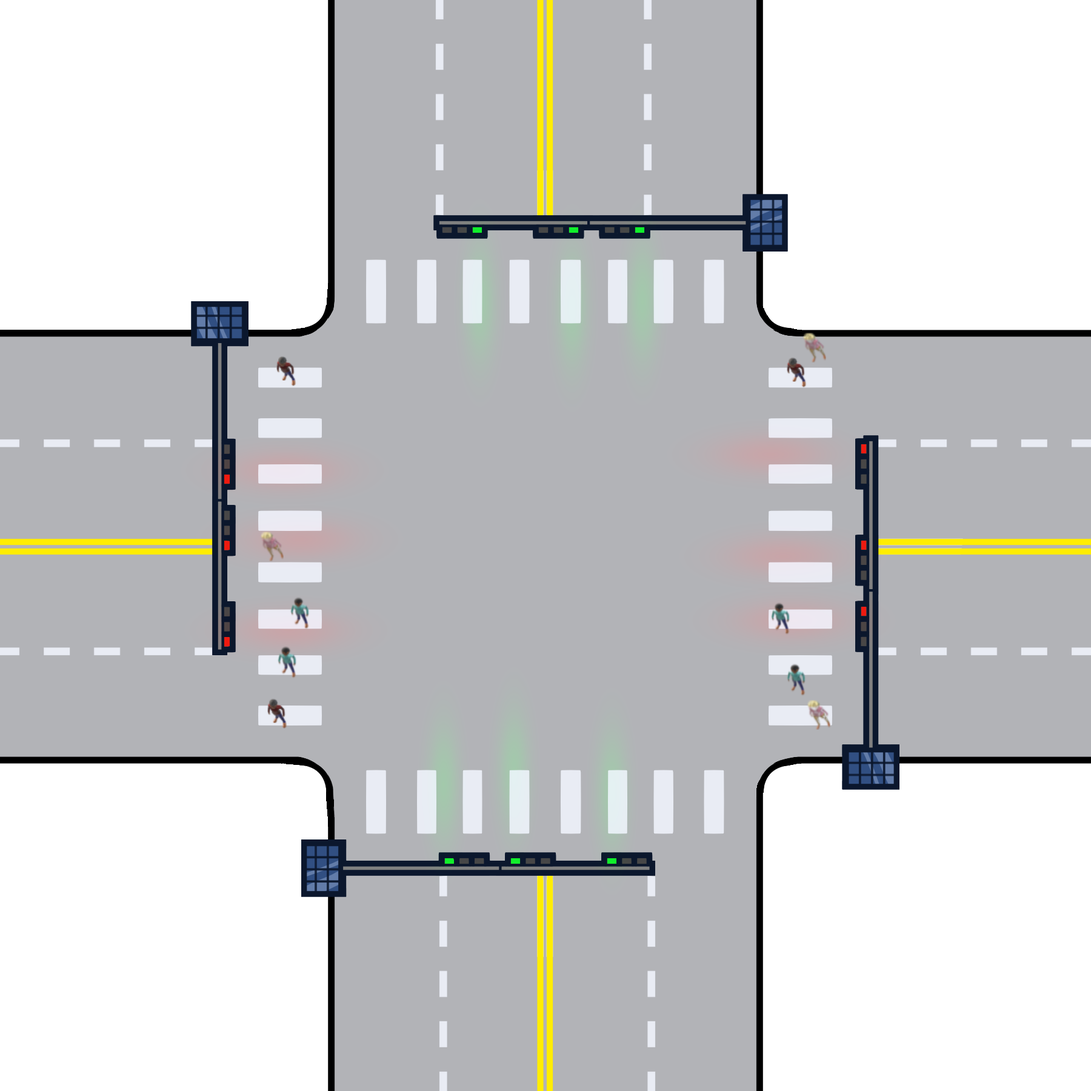
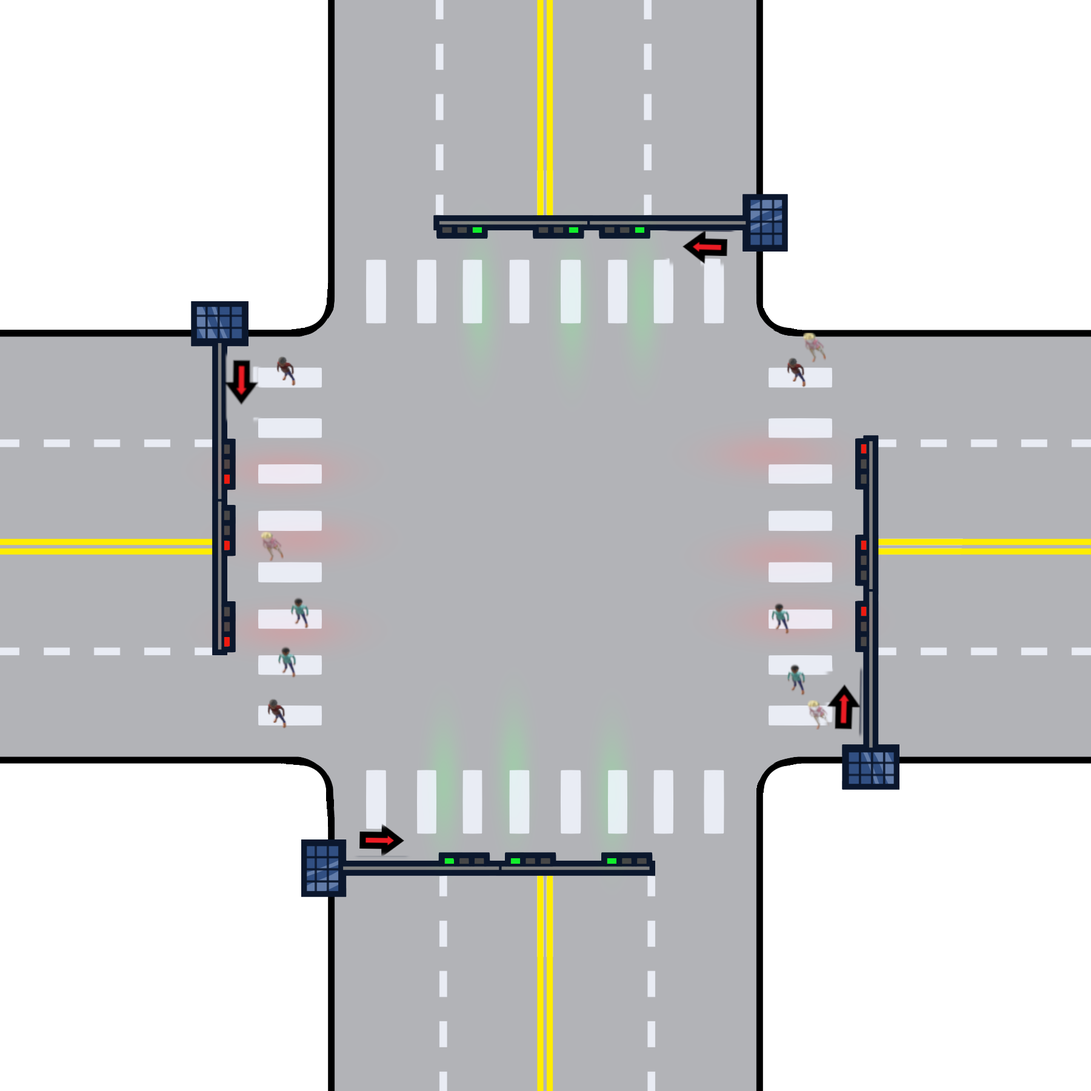
Layer changes from the first 1091×1091 image to the second:
added layer "Pasted Layer copy #2" above "Pasted Layer copy" over <box>220,350,262,425</box>
painted on "Pasted Layer copy" over <box>807,666,865,739</box>
painted on "Pasted Layer copy #1" over <box>354,332,827,860</box>
removed layer "Pasted Layer" over <box>261,531,284,562</box>
removed layer "redgreen.png" over <box>220,229,865,860</box>
added layer "Pasted Layer copy #3" above "redgreenppl3.png" over <box>663,229,738,269</box>
renamed "crown #3" to "redgreenppl3.png", moved it below "Pasted Layer copy #3", painted on it over <box>220,229,865,860</box>
removed layer "crown #2" over <box>787,357,808,388</box>
removed layer "crown #1" over <box>267,699,288,729</box>
removed layer "crown copy #2" over <box>277,646,297,679</box>
removed layer "crown copy #4" over <box>290,597,310,630</box>
removed layer "crown copy #1" over <box>771,602,791,635</box>
removed layer "crown copy" over <box>787,663,806,697</box>
